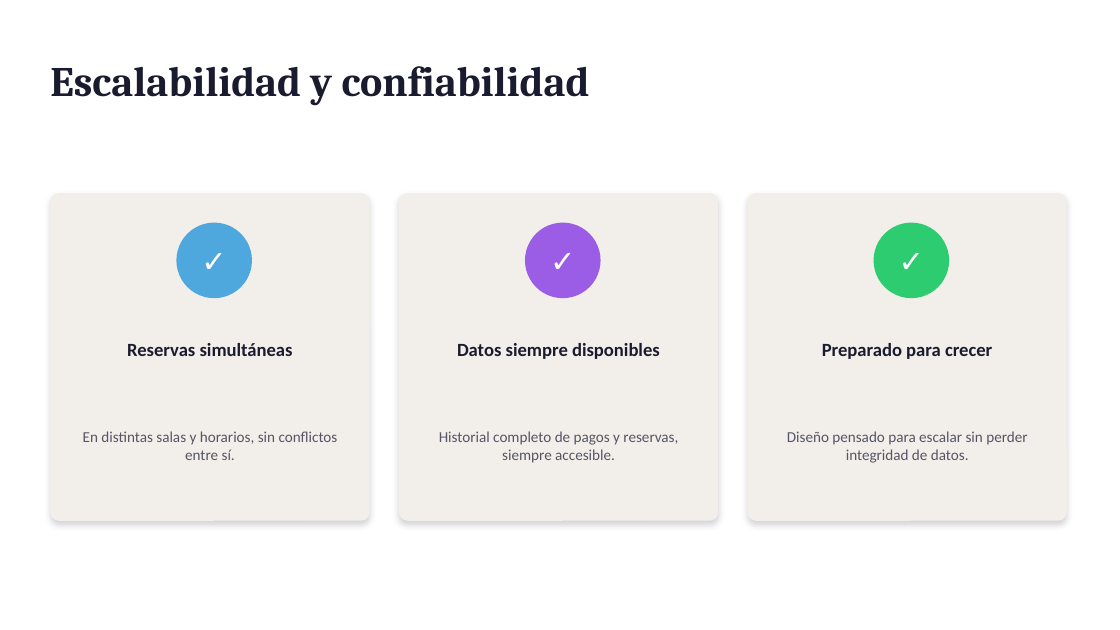
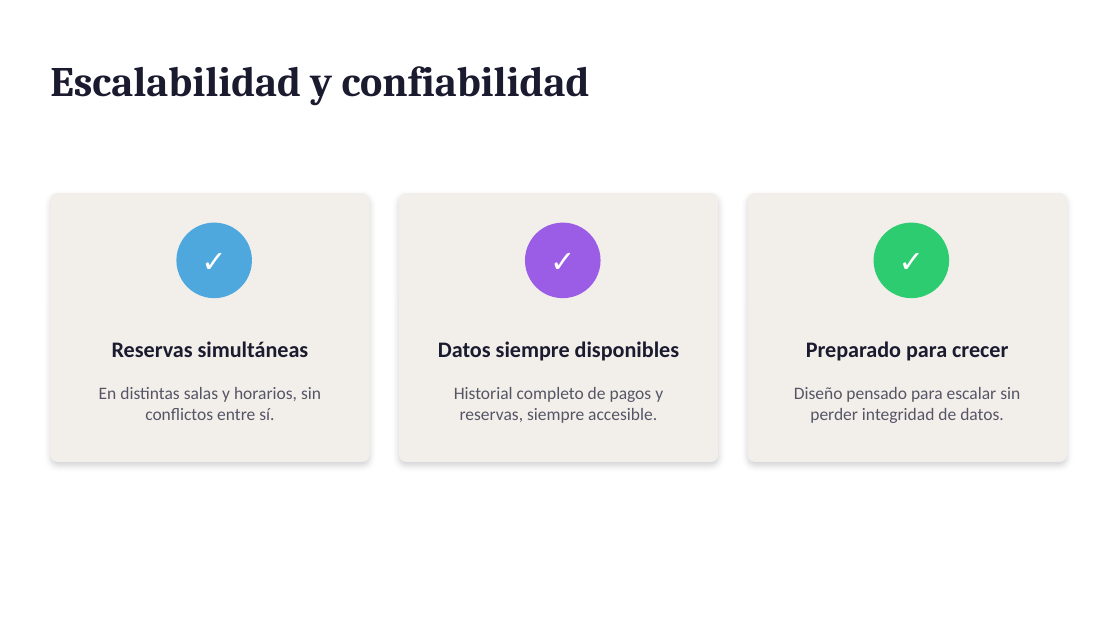
Before and after one commit to SancLucas/Base-de-Datos--Salas-de-Ensayo, a slide deck: slide 10 of Pua_de_Rosa_Deck.pptx (slide 9 before the commit). Drawn at 1120x630 pixels with LibreOffice and Linux fonts; fonts in the diff are those of the drawing. Boxes give left, top, right and bottom in pixels: in the first picture for what was removed or moved away, otherwise in the second. Text is boxed around its words. In the diff, an @@ line names an element or a change of style, - is before the commit and + after.

```diff
--- a/Pua_de_Rosa_Deck.pptx
+++ b/Pua_de_Rosa_Deck.pptx
@@ rounded rectangle: place and size @@
-rounded rectangle at [50, 193, 370, 521]
+rounded rectangle at [50, 193, 370, 462]
@@ rounded rectangle: place and size @@
-rounded rectangle at [399, 193, 718, 521]
+rounded rectangle at [399, 193, 718, 462]
@@ rounded rectangle: place and size @@
-rounded rectangle at [748, 193, 1067, 521]
+rounded rectangle at [748, 193, 1067, 462]
@@ size 16 to 19 pt in 3 elements at [112, 341, 309, 357], [438, 341, 679, 361], [806, 341, 1008, 361] @@
@@ size 13 to 15 pt; vertical alignment middle to top in 3 elements at [99, 387, 321, 420], [454, 387, 663, 423], [794, 387, 1020, 423] @@
```
Also in this commit, not shown: 9 other slides changed, 1 slide added.
